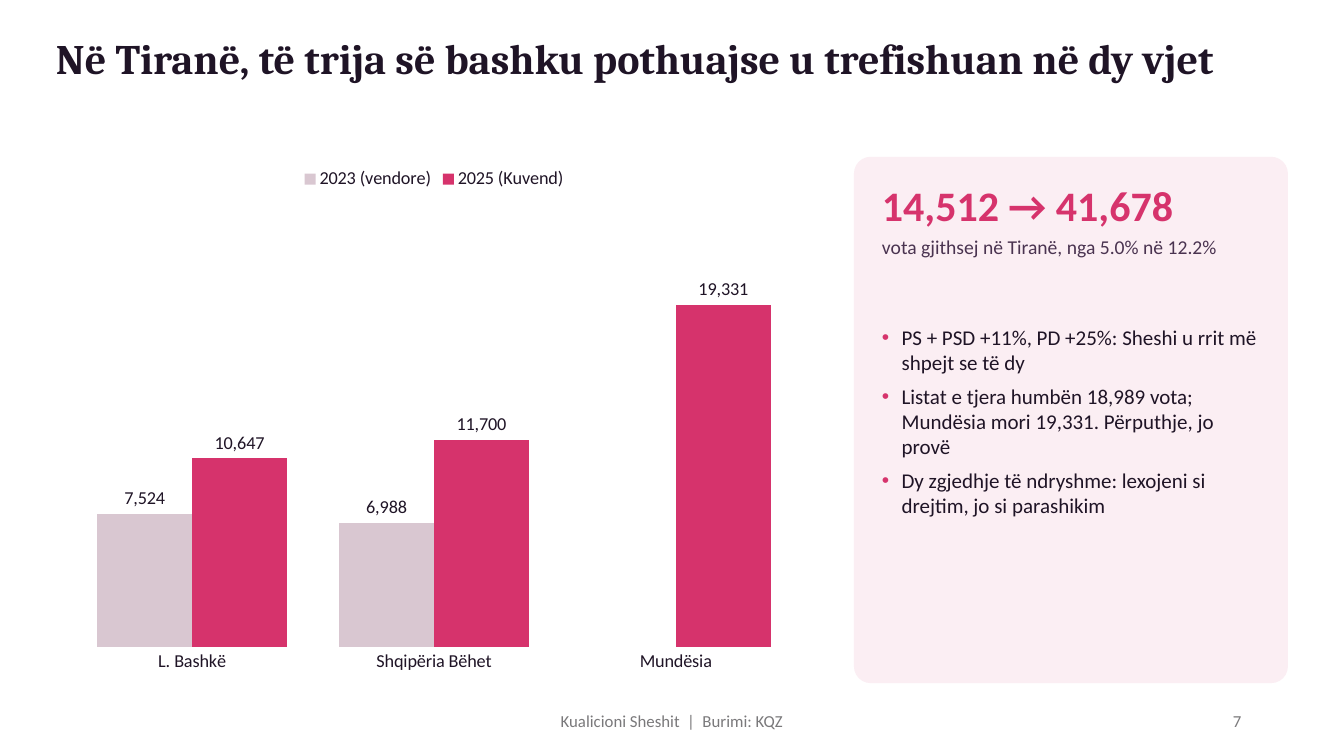
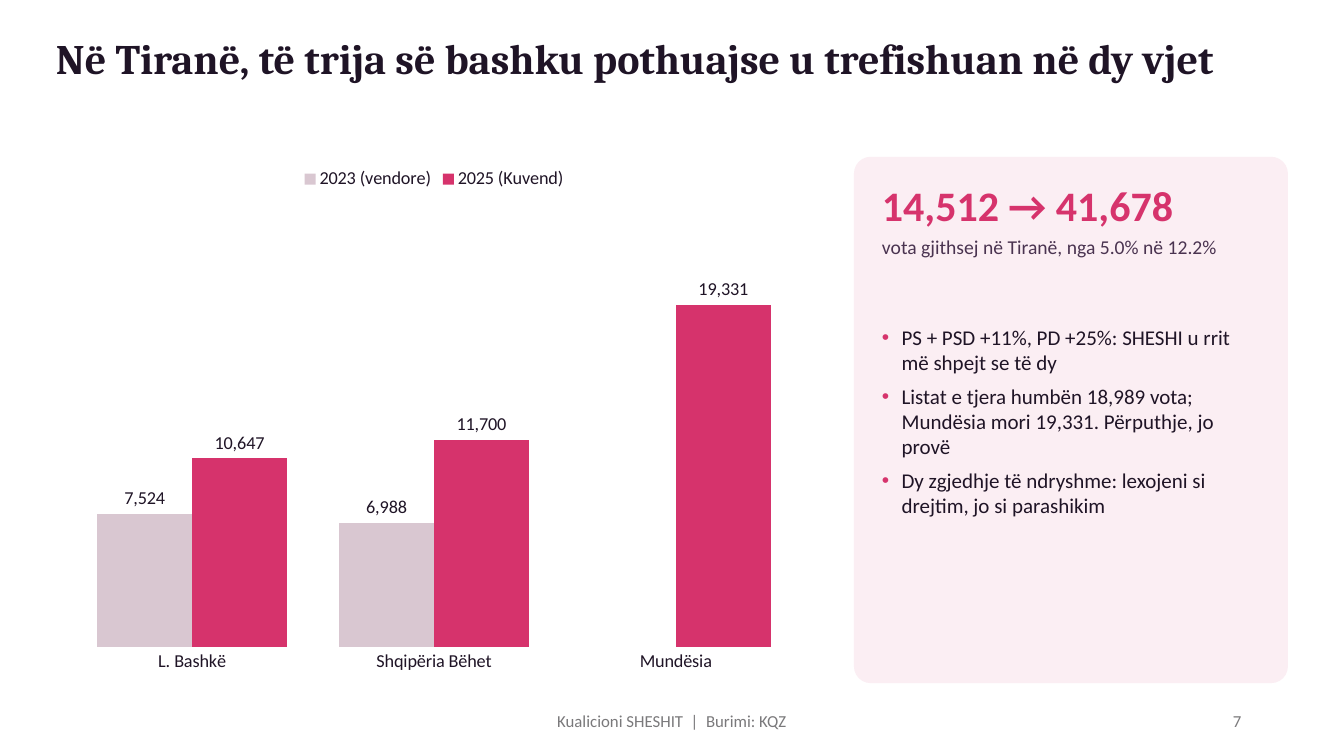
Before and after one commit to edibi/zgjedhjet-shqiperi, a slide deck: slide 7 of powerbi/prezantimi/kualicioni-sheshit-insights.pptx. Drawn at 1344x756 pixels with LibreOffice and Linux fonts; fonts in the diff are those of the drawing. Boxes give left, top, right and bottom in pixels: in the first picture for what was removed or moved away, otherwise in the second. Text is boxed around its words. In the diff, an @@ line names an element or a change of style, - is before the commit and + after.

```diff
--- a/powerbi/prezantimi/kualicioni-sheshit-insights.pptx
+++ b/powerbi/prezantimi/kualicioni-sheshit-insights.pptx
@@ text at [902,330,1229,374]: text changed @@
-• PS + PSD +11%, PD +25%: Sheshi u rrit më shpejt se të dy
+• PS + PSD +11%, PD +25%: SHESHI u rrit më shpejt se të dy
@@ text at [557,715,786,729]: text changed @@
-Kualicioni Sheshit | Burimi: KQZ
+Kualicioni SHESHIT | Burimi: KQZ
```
Also in this commit, not shown: 13 other slides changed, 37 other files.
